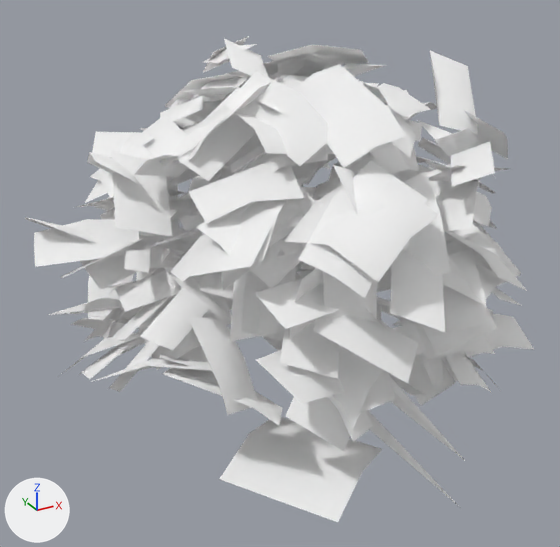
Two versions of the glTF model static/models/flow-fest-sim/ecology/distance-lod/plantcatalog-buckeye-79-far.glb, one commit apart.
Camera for both pictures: a camera (50 mm lens) standing at (-10.51, -17.92, 13.37) and looking at (-0.67, -0.03, 4.43). The axes (+X, +Y, +Z) are drawn at lower left. The lights are the same throughout. The older version comes first. Where no turn or scale is listed for an object, it has been applied to the vertices. Vertices at exactly the same position are counted once.

The first picture shows 'ForestPlantCatalog_aesculus-pavia-ld-s79'.
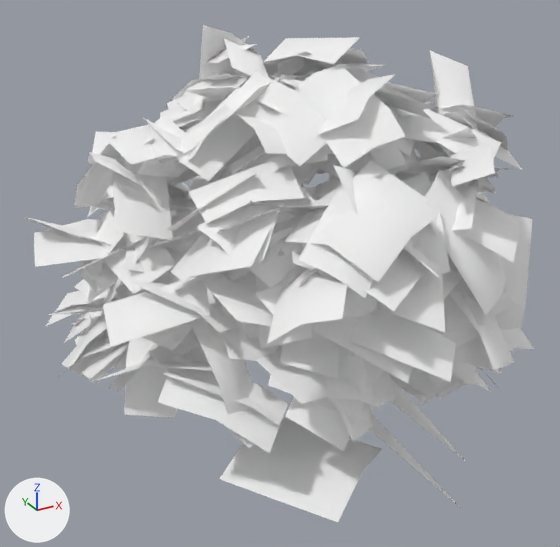
Location of each change, (x1, y1, x2, y2) in pixels of the pictures (560 x 547 px):
'ForestPlantCatalog_aesculus-pavia-ld-s79', reshaped: before (25, 36, 534, 522); after (25, 25, 534, 522)
part 1 of me_forestplantcatalog_aesculus_pavia_ld_s79_mesh, added (mostly hidden): after (173, 271, 224, 291)
part 2 of me_forestplantcatalog_aesculus_pavia_ld_s79_mesh, added: after (46, 25, 532, 453)
part 3 of me_forestplantcatalog_aesculus_pavia_ld_s79_mesh, edited (looks the same): (115, 285, 383, 451) in both

What the commit changed:
me_forestplantcatalog_aesculus_pavia_ld_s79_mesh is used by ob_forestplantcatalog_aesculus_pavia_ld_s79; location (0.0, 0.0, 5.5).
me_forestplantcatalog_aesculus_pavia_ld_s79_mesh had 2040 vertices, 1606 faces and spanned x -7.21..7.17, y -7.33..7.53, z -5.51..5.18.
me_forestplantcatalog_aesculus_pavia_ld_s79_mesh now has 3360 vertices, 2572 faces and spans x -7.21..7.36, y -7.33..7.53, z -5.51..5.52.
me_forestplantcatalog_aesculus_pavia_ld_s79_mesh part 1: the loose piece of 5 vertices spanning x -4.82..-2.77, y -3.1..-1.69, z 0.56..1.87 is copied, and the copy is multiplied about its middle by the matrix ((0.676, 0.24, 0.181), (-0.253, 0.695, 0.021), (-0.163, -0.081, 0.717)), then moved by (0.0, 0.42, -0.95), in mat_forestplantcatalog_aesculus_pavia_ld_s79_foliage_cutout_06; it spans x -4.73..-2.87, y -2.5..-1.46, z -0.09..0.61.
me_forestplantcatalog_aesculus_pavia_ld_s79_mesh part 2: 1305 vertices added at x -6.81..7.36, y -6.85..7.26, z -5.26..5.52.
me_forestplantcatalog_aesculus_pavia_ld_s79_mesh part 3: 12 faces spanning x -5.34..1.01, y -5.37..0.55, z -3.35..1.61 switch from mat_forestplantcatalog_aesculus_pavia_ld_s79_foliage_cutout_11 to mat_forestplantcatalog_aesculus_pavia_ld_s79_foliage_cutout_10.
Other edits to the shape of me_forestplantcatalog_aesculus_pavia_ld_s79_mesh do not show in these pictures.
